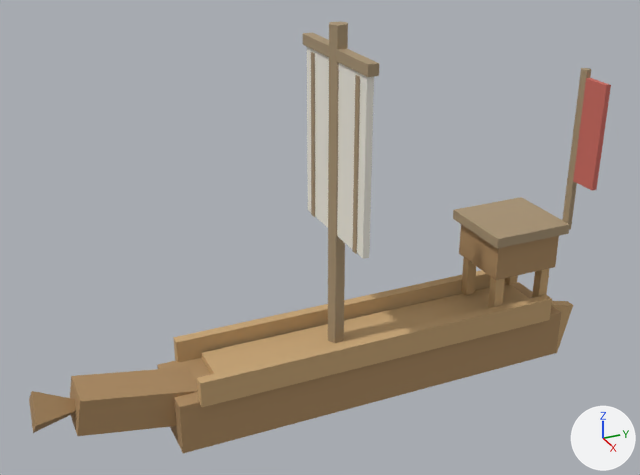
Renders of the glTF model SanguoSLG.Game/assets/models/troop-waeseon.glb from each side of a commit.
The view is the same before and after, from a camera (50 mm lens) standing at (0.542, -0.287, 0.416) and looking at (-0.004, -0.042, 0.143). Arrows for +X, +Y and +Z are at lower right; the lights stay in place. The picture after the commit comes second. Where no turn or scale is listed for an object, it has been applied to the vertices. Vertices at exactly the same position are counted once.

Before the edit, the objects in view are built like this:
```python
ob_body = bpy.data.objects.new('body', me_cube)
ob_body.location = (0.0, 0.0, 0.03)
ob_deck = bpy.data.objects.new('deck', me_cube_002)
ob_deck.parent = ob_body
ob_deck.location = (0.0, 0.008, 0.022)
ob_deck.scale = (0.046, 0.28, 0.008)
ob_gunwale_l = bpy.data.objects.new('gunwale_l', me_cube_003)
ob_gunwale_l.parent = ob_body
ob_gunwale_l.location = (-0.03, 0.0, 0.028)
ob_gunwale_l.scale = (0.008, 0.3, 0.02)
ob_gunwale_r = bpy.data.objects.new('gunwale_r', me_cube_004)
ob_gunwale_r.parent = ob_body
ob_gunwale_r.location = (0.03, 0.0, 0.028)
ob_gunwale_r.scale = (0.008, 0.3, 0.02)
ob_nobori = bpy.data.objects.new('nobori', me_cube_017)
ob_nobori.location = (0.038, 0.164, 0.208)
ob_nobori_pole = bpy.data.objects.new('nobori_pole', me_cylinder_001)
ob_nobori_pole.location = (0.024, 0.164, 0.19)
ob_prow = bpy.data.objects.new('prow', me_cube_001)
ob_prow.parent = ob_body
ob_prow.location = (0.0, -0.19, 0.014)
ob_prow.rotation_euler = (-0.175, 0.0, 0.0)  # degrees (-10, 0, 0)
ob_prow.scale = (0.034, 0.085, 0.028)
ob_prow_tip = bpy.data.objects.new('prow_tip', me_cone)
ob_prow_tip.location = (0.0, -0.24, 0.052)
ob_sail = bpy.data.objects.new('sail', me_cube_012)
ob_sail.location = (0.0, -0.03, 0.212)
# also in view: 'mast' at (0.0, -0.03, 0.175); 'yagura' at (0.0, 0.126, 0.108); 'sail_seam_0' at (-0.036, -0.03, 0.21); 'yagura_roof' at (0.0, 0.126, 0.128); 'sail_yard' at (0.0, -0.03, 0.28)
```
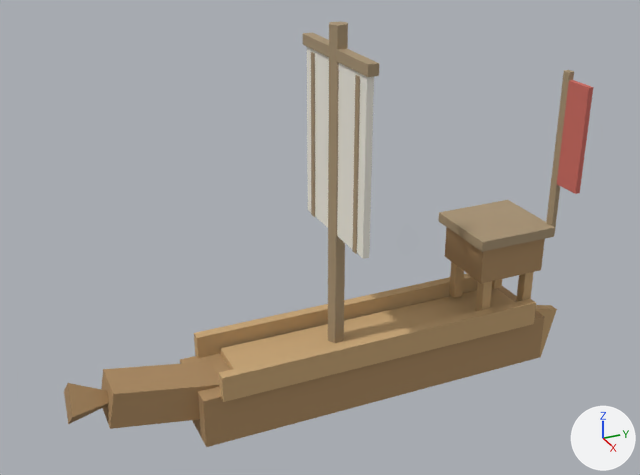
Boxes [x1, y1, x2, y2] around the edits, measured in the pictures (640 x 475 px):
'body', rescaled (10% narrower)
    before: [157, 282, 561, 453]
    after: [180, 286, 544, 447]
'gunwale_r', rescaled (11% narrower, 8% shorter)
    before: [197, 295, 552, 407]
    after: [219, 299, 536, 402]
'prow', moved, rescaled (8% narrower)
    before: [70, 367, 198, 436]
    after: [101, 361, 219, 429]
'deck', rescaled (10% narrower, 10% shorter)
    before: [202, 283, 530, 374]
    after: [220, 288, 514, 370]
'gunwale_l', rescaled (15% narrower, 10% shorter)
    before: [173, 270, 506, 363]
    after: [194, 274, 478, 358]
'nobori', moved
    before: [573, 78, 611, 191]
    after: [557, 80, 593, 194]
'yagura_roof', moved
    before: [453, 197, 570, 248]
    after: [438, 200, 555, 252]
'yagura', moved
    before: [459, 224, 559, 280]
    after: [445, 227, 545, 284]
'prow_tip', moved
    before: [29, 391, 76, 433]
    after: [64, 383, 109, 424]
'nobori_pole', moved
    before: [562, 68, 591, 229]
    after: [546, 70, 574, 227]
'rudder', moved
    before: [552, 301, 573, 353]
    after: [535, 305, 557, 358]
'yagura_post_0', moved
    before: [461, 258, 476, 295]
    after: [449, 262, 464, 298]
'yagura_post_3', moved
    before: [532, 268, 550, 298]
    after: [516, 272, 534, 302]
'yagura_post_1', moved
    before: [488, 277, 505, 308]
    after: [476, 281, 492, 311]
'yagura_post_2', moved
    before: [505, 275, 518, 285]
    after: [492, 279, 502, 289]

What the commit changed:
me_cube is used by ob_body; location (0.0, 0.0, 0.03).
me_cube had 8 vertices, 12 faces and spanned x -0.03..0.03, y -0.165..0.165, z -0.02..0.02.
me_cube now has 8 vertices, 12 faces and spans x -0.03..0.03, y -0.147..0.147, z -0.02..0.02.
me_cube part 1: the whole mesh is scaled about its middle by (1, 0.894, 1).
Object 'deck' (ob_deck) is rescaled from (0.046, 0.28, 0.008) to (0.046, 0.25, 0.008).
Object 'gunwale_l' (ob_gunwale_l) is rescaled from (0.008, 0.3, 0.02) to (0.008, 0.268, 0.02).
Object 'gunwale_r' (ob_gunwale_r) is rescaled from (0.008, 0.3, 0.02) to (0.008, 0.268, 0.02).
Object 'nobori_pole' (ob_nobori_pole) moves from (0.024, 0.164, 0.19) to (0.024, 0.148, 0.19).
Object 'nobori' (ob_nobori) moves from (0.038, 0.164, 0.208) to (0.038, 0.148, 0.208).
Object 'prow' (ob_prow) moves from (0.0, -0.19, 0.014) to (0.0, -0.17, 0.014).
Object 'prow' (ob_prow) is rescaled from (0.034, 0.085, 0.028) to (0.034, 0.08, 0.028).
Object 'prow_tip' (ob_prow_tip) moves from (0.0, -0.24, 0.052) to (0.0, -0.216, 0.052).
Object 'rudder' (ob_rudder) moves from (0.0, 0.18, 0.016) to (0.0, 0.162, 0.016).
Object 'yagura' (ob_yagura) moves from (0.0, 0.126, 0.108) to (0.0, 0.112, 0.108).
Object 'yagura_post_0' (ob_yagura_post_0) moves from (-0.02, 0.104, 0.076) to (-0.02, 0.092, 0.076).
Object 'yagura_post_1' (ob_yagura_post_1) moves from (0.02, 0.104, 0.076) to (0.02, 0.092, 0.076).
Object 'yagura_post_2' (ob_yagura_post_2) moves from (-0.02, 0.148, 0.076) to (-0.02, 0.132, 0.076).
Object 'yagura_post_3' (ob_yagura_post_3) moves from (0.02, 0.148, 0.076) to (0.02, 0.132, 0.076).
Object 'yagura_roof' (ob_yagura_roof) moves from (0.0, 0.126, 0.128) to (0.0, 0.112, 0.128).
